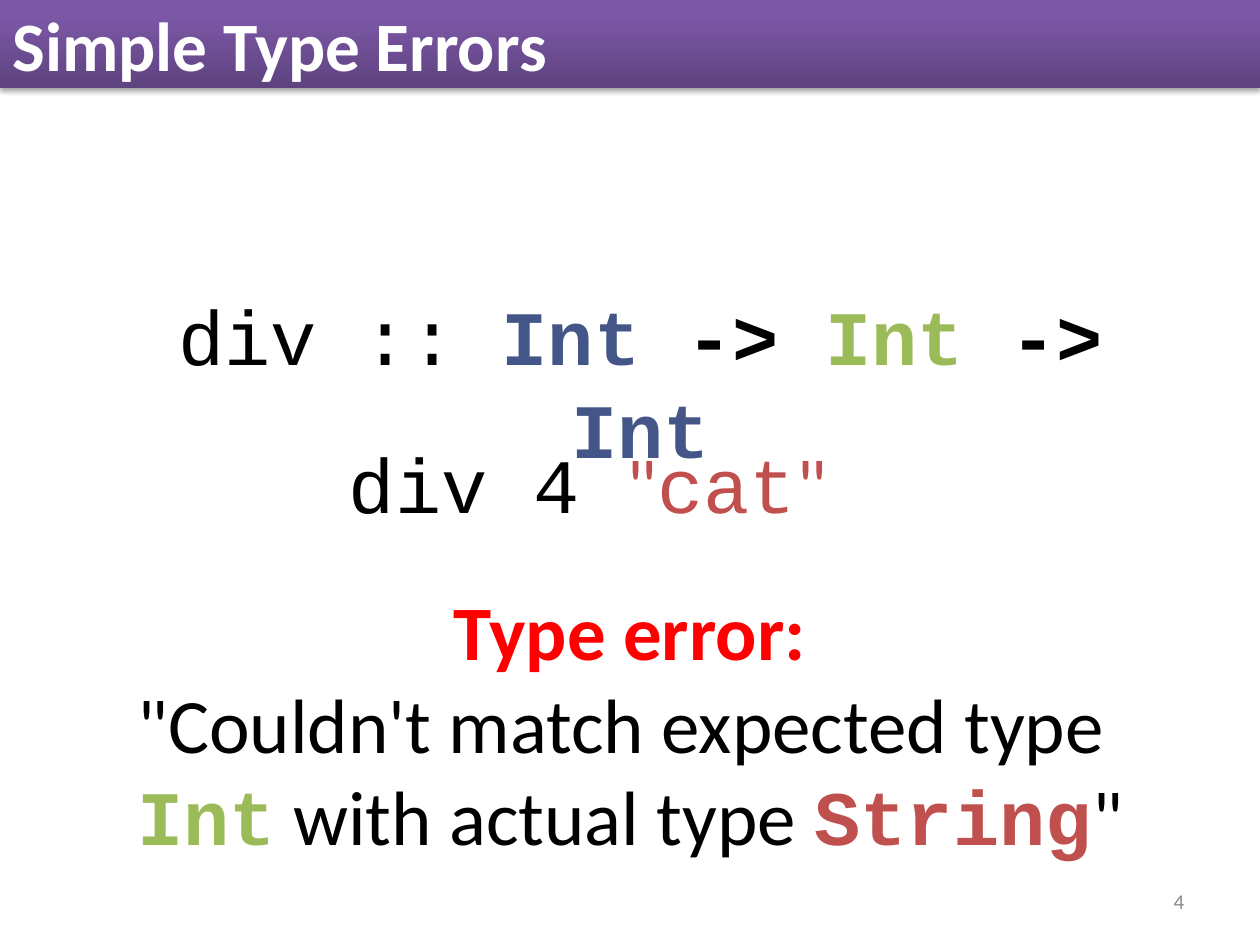
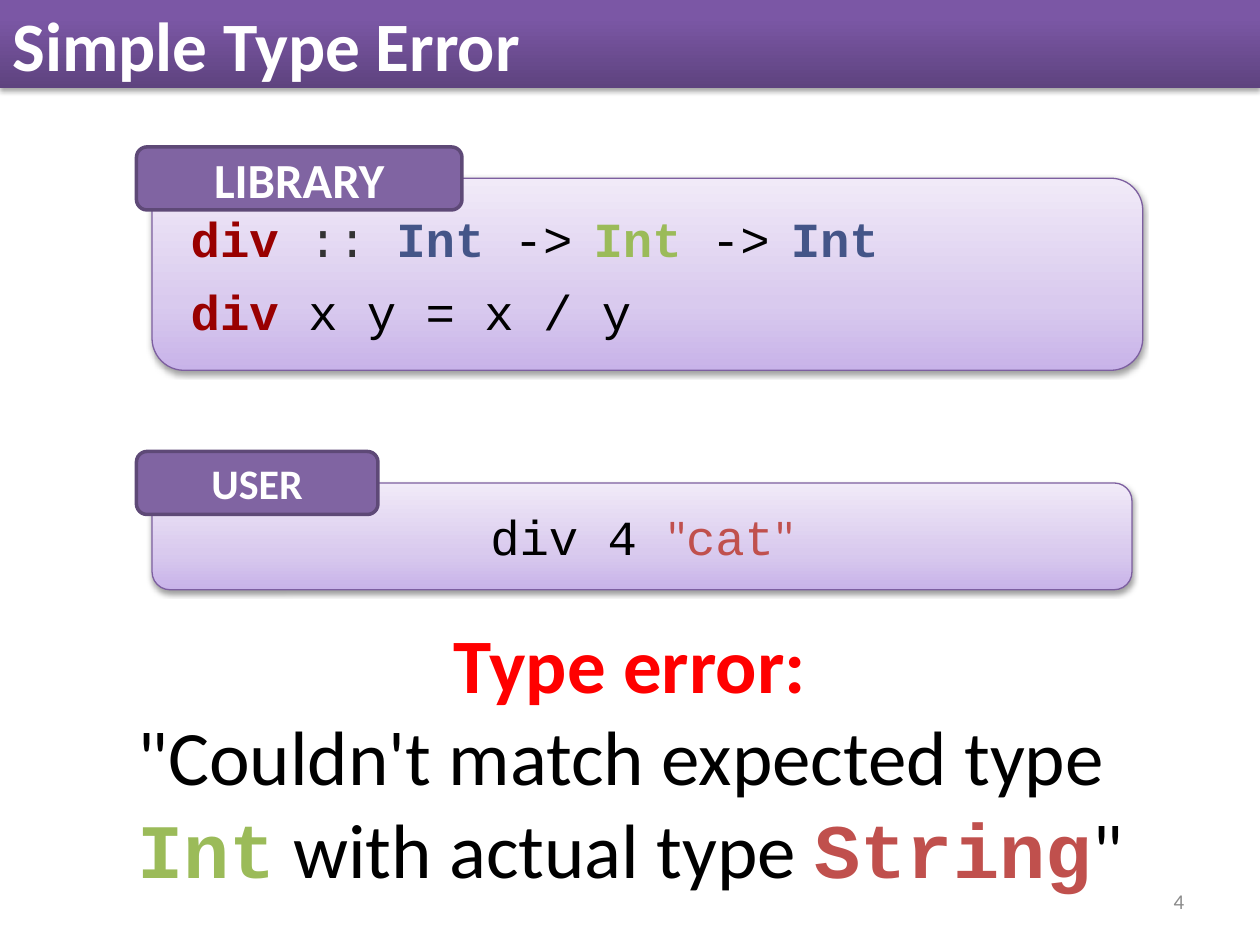
Before and after one commit to nikivazou/research_exam, a slide deck: slide 4 of slides/Research_Exam.pptx. Drawn at 1260x945 pixels with LibreOffice and Linux fonts; fonts in the diff are those of the drawing. Boxes give left, top, right and bottom in pixels: in the first picture for what was removed or moved away, otherwise in the second. Text is boxed around its words. In the diff, an @@ line names an element or a change of style, - is before the commit and + after.

```diff
--- a/slides/Research_Exam.pptx
+++ b/slides/Research_Exam.pptx
@@ title at (x1=13, y1=22, x2=520, y2=89): text changed @@
-Simple Type Errors
+Simple Type Error
@@ rounded rectangle added at (x1=136, y1=147, x2=461, y2=210), fill #8064A2, outline #5F4A78 2 pt, 28 pt, text #FFFFFF, bold @@
+LIBRARY
@@ rounded rectangle "div :: Int -> Int ..." resized from (x1=178, y1=310, x2=964, y2=479) to (x1=152, y1=178, x2=1143, y2=369) @@
@@ rounded rectangle "div :: Int -> Int ..." at (x1=152, y1=178, x2=1143, y2=369): vertical alignment top to middle; fill none to gradient #C9B5E8 to #D8CBEE to #F0EAF9; outline none to #7D60A0 0.75 pt; shadow on @@
@@ text in rounded rectangle at (x1=191, y1=221, x2=879, y2=258): size 44 to 28 pt in "div :: Int -> Int -> Int"; text colour #000000 to #990000, bold on in "div"; text colour #000000 to #333333 in "::"; bold off in "-> ->"; alignment centre to left; more space between paragraphs @@
@@ text in rounded rectangle at (x1=191, y1=295, x2=631, y2=340): paragraph added @@
+div x y = x / y
@@ rounded rectangle added at (x1=136, y1=451, x2=378, y2=514), fill #8064A2, outline #5F4A78 2 pt, 24 pt, text #FFFFFF, bold @@
+USER
@@ rounded rectangle "div 4 "cat"" resized from (x1=349, y1=449, x2=826, y2=514) to (x1=152, y1=483, x2=1133, y2=590) @@
@@ rounded rectangle "div 4 "cat"" at (x1=152, y1=483, x2=1133, y2=590): size 44 to 28 pt; more space between paragraphs; vertical alignment top to middle; fill none to gradient #C9B5E8 to #D8CBEE to #F0EAF9; outline none to #7D60A0 0.75 pt; shadow on @@
@@ text "Type error:" moved from (x1=137, y1=610, x2=1123, y2=862) to (x1=137, y1=643, x2=1123, y2=895) @@
```
Also in this commit, not shown: 55 other slides changed, 8 slides added, 34 slides removed, 1 other file.
